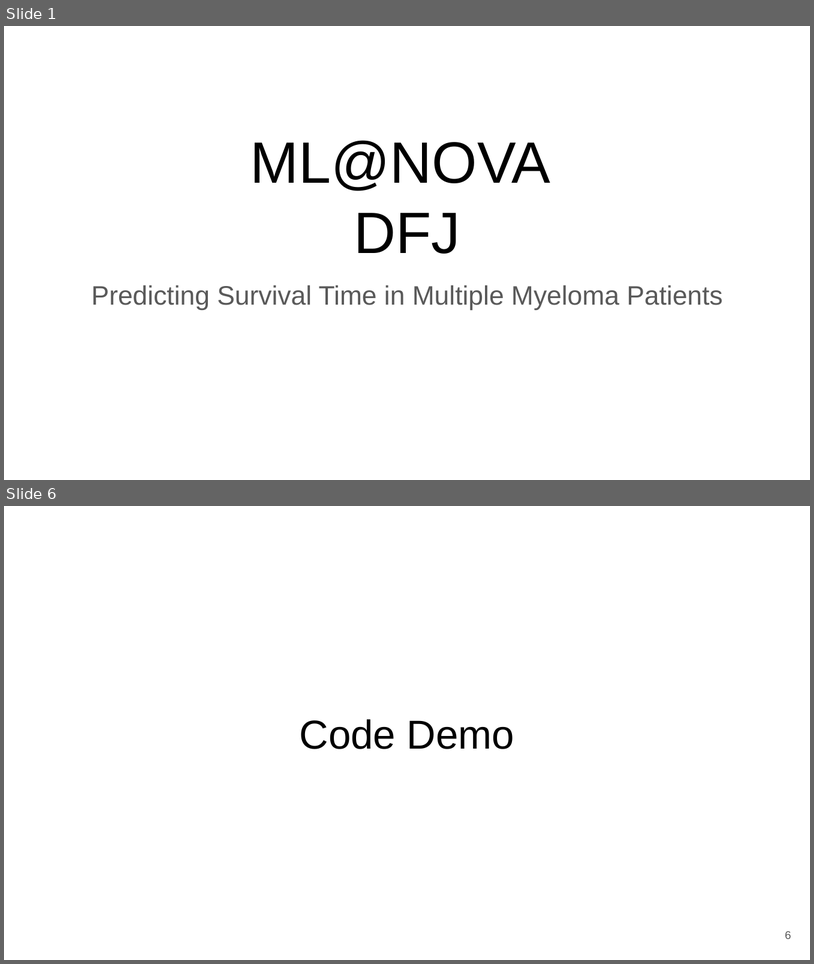
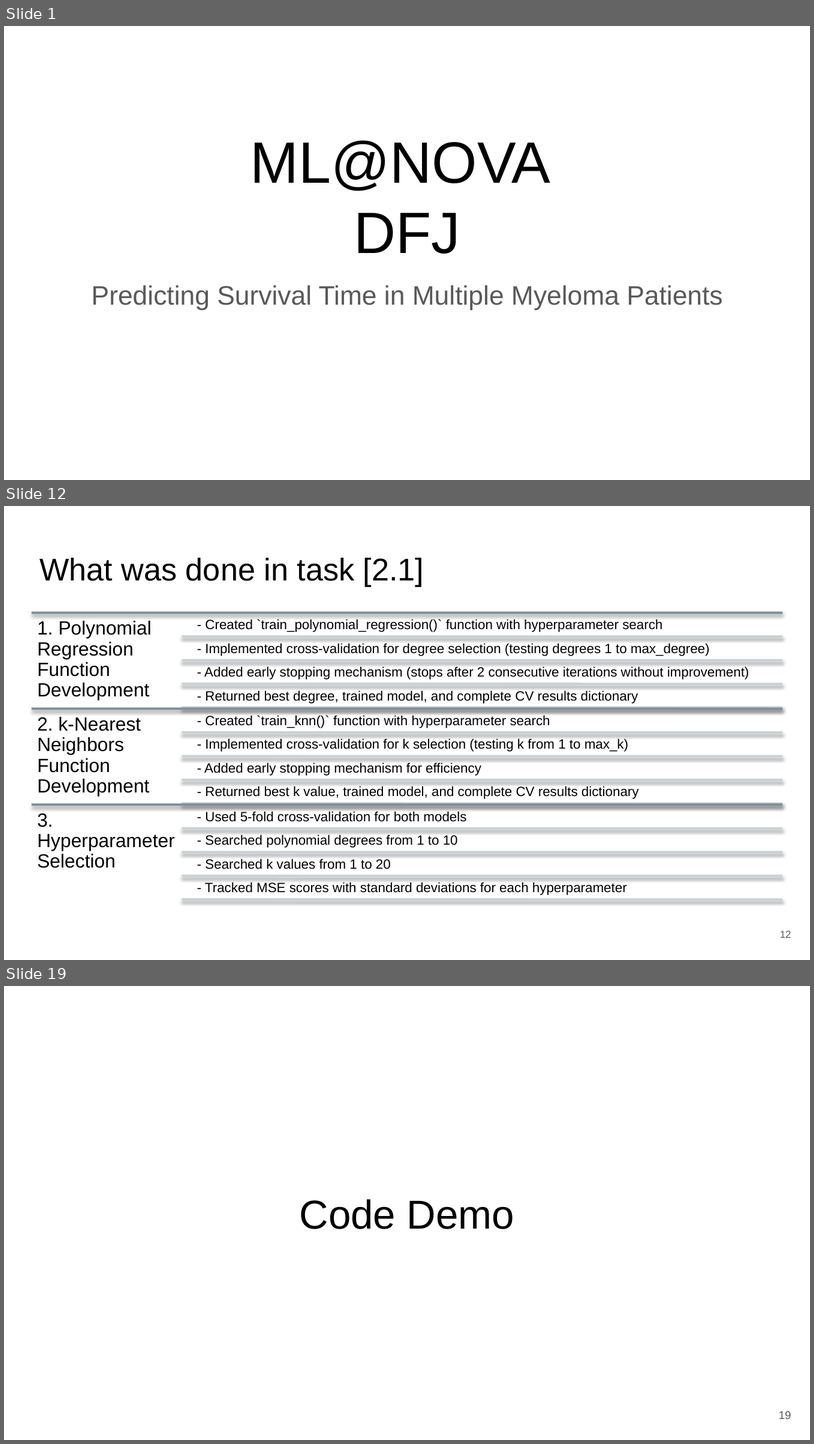
Before and after one commit to zepedrocosta/AA-Projeto2, a slide deck: Slides.pptx. Shown one above the other, each under a label of ours: slides 1 and 6 before the commit, slides 1, 12 and 19 after it; the slides between them are not shown. The pictures are 814x964 and 814x1444 pixels, drawn with LibreOffice and Linux fonts; fonts in the diff are those of the drawing. Boxes give left, top, right and bottom in pixels: in the first picture for what was removed or moved away, otherwise in the second. Text is boxed around its words. In the diff, an @@ line names an element or a change of style, - is before the commit and + after.

Commit message:
Add detailed documentation til 2.2
Expanded notebook sections with step-by-step documentation for data preparation, baseline modeling, advanced regression methods, and evaluation. Added detailed bullet points describing missing value analysis, cleaning, feature exploration, validation strategies, model training, hyperparameter selection, performance metrics, and visualization. Improves clarity and reproducibility of the workflow.

```diff
--- a/Slides.pptx
+++ b/Slides.pptx
@@ slide 12 added at box(4, 506, 810, 960), background #FFFFFF @@
@@ title added at box(39, 558, 425, 586), 28 pt, text #000000 @@
+What was done in task [2.1]
@@ group added at box(32, 612, 783, 899): 15 lines, 15 texts @@
+1. Polynomial Regression Function Development
+- Created `train_polynomial_regression()` function with hyperparameter search
+- Implemented cross-validation for degree selection (testing degrees 1 to max_degree)
+- Added early stopping mechanism (stops after 2 consecutive iterations without improvement)
+- Returned best degree, trained model, and complete CV results dictionary
+2. k-Nearest Neighbors Function Development
+- Created `train_knn()` function with hyperparameter search
+- Implemented cross-validation for k selection (testing k from 1 to max_k)
+- Added early stopping mechanism for efficiency
+- Returned best k value, trained model, and complete CV results dictionary
+3. Hyperparameter Selection
+- Used 5-fold cross-validation for both models
+- Searched polynomial degrees from 1 to 10
+- Searched k values from 1 to 20
+- Tracked MSE scores with standard deviations for each hyperparameter
@@ page number added at box(780, 930, 792, 937), 9 pt, text #595959 @@
+12
@@ what was slide 6 is now slide 19 @@
@@ page number at box(779, 1411, 792, 1419): text changed @@
-6
+19
```
Also in this commit, not shown: 4 slides changed, 12 other slides added, 1 other file.
